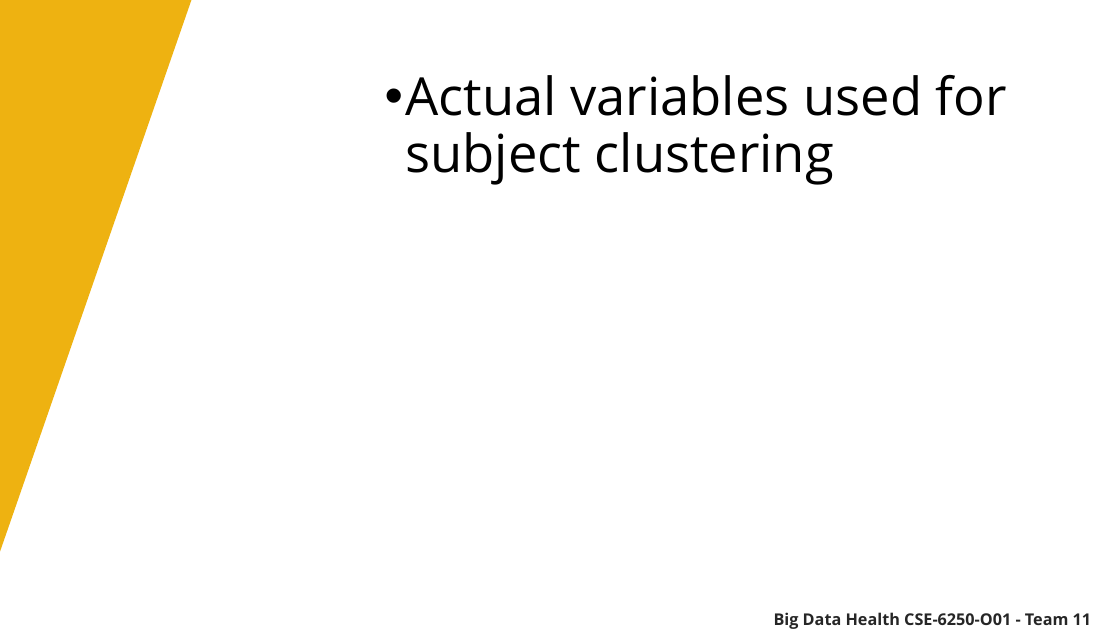
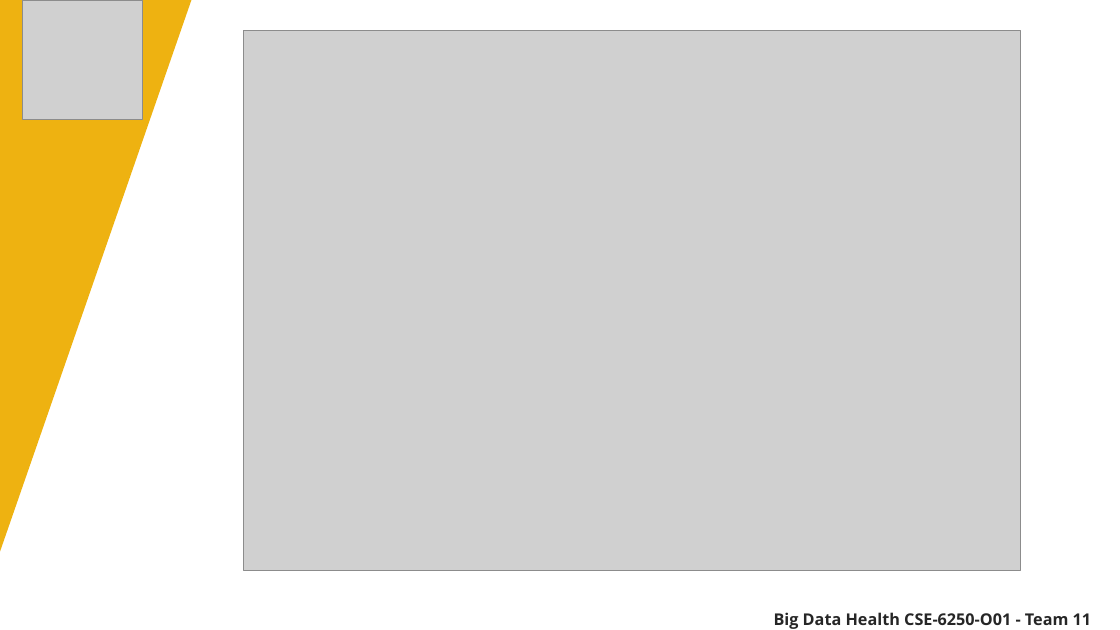
Before and after one commit to bdh-team-12/sleep-predictions-through-deep-learning, a slide deck: slide 12 of final-presentation.pptx (slide 2 before the commit). Drawn at 1120x630 pixels with LibreOffice and Linux fonts; fonts in the diff are those of the drawing; grey boxes stand for pictures. Boxes give left, top, right and bottom in pixels: in the first picture for what was removed or moved away, otherwise in the second. Text is boxed around its words. In the diff, an @@ line names an element or a change of style, - is before the commit and + after.

```diff
--- a/final-presentation.pptx
+++ b/final-presentation.pptx
@@ picture added at (23,0,143,120) @@
@@ picture added at (244,30,1021,571) @@
@@ text removed at (406,75,1007,185) @@
-• Actual variables used for subject clustering
```
Also in this commit, not shown: 2 other slides changed, 43 slides added, 1 other file.
